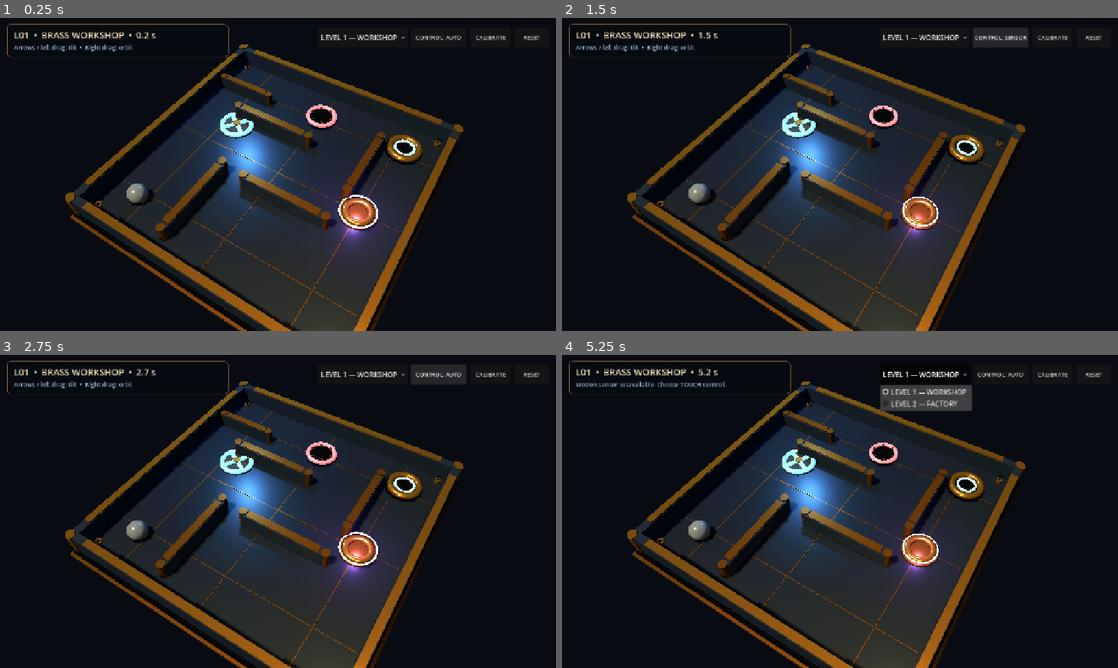
Above: before the commit, frames 1-4 (two rows, left to right).
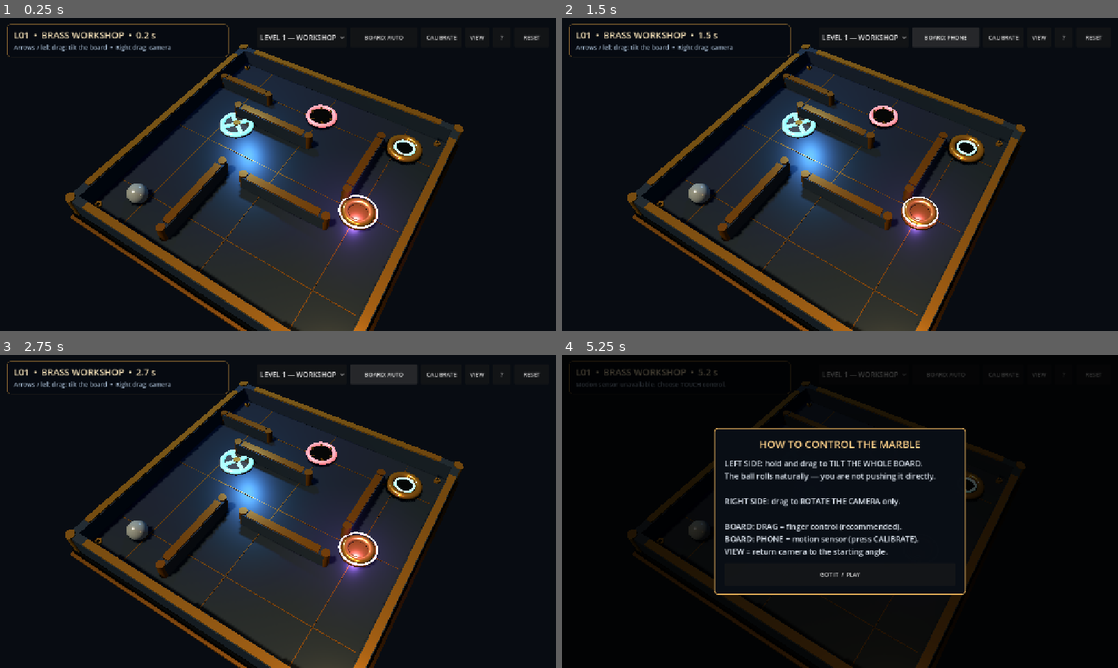
Above: after the commit, the same moments.

Repository: kirilsjanssen/marble-labyrinth
Game: Godot game, scene res://scenes/main.tscn
The game is run twice, just before and just after one commit, with the same random seed, the same clock (stepped at 60 frames per second) and the same inputs.
Inputs (mouse positions are in pixels of both pictures, inside the frame that each line leads up to):
- Up to frame 1 (0.25 s): no input
- Up to frame 2 (1.5 s): click "CONTROL: AUTO" (after the commit: "BOARD: AUTO") at 0.5 s; click "CONTROL: TOUCH" (after the commit: "BOARD: DRAG") at 1.25 s
- Up to frame 3 (2.75 s): click "CONTROL: SENSOR" (after the commit: "BOARD: PHONE") at 2 s
- Up to frame 4 (5.25 s): click "CALIBRATE" at 2.75 s; click (1040, 373) at 3.5 s, where only the run after the commit has a clickable "VIEW"; click (1062, 373) at 4.25 s, where only the run after the commit has a clickable "?"; click "LEVEL 1 — WORKSHOP" at 5 s

The runs differ from the first frame. In frame 1, 0.6% of the frame differs, in the area x 14-91%, y 5-11%; in frame 2, 0.7%; in frame 3, 0.7%; in frame 4, 35%, in the area x 1-98%, y 1-100%.

Commit message:
Clarify board vs camera input with drag-first controls, visual tilt pad and tutorial

Diff:
--- a/scripts/main.gd
+++ b/scripts/main.gd
@@ -5,6 +5,7 @@
 const Level01 = preload("res://scripts/levels/level_01.gd")
 const Level02 = preload("res://scripts/levels/level_02.gd")
 const ClockworkMechanismsScript = preload("res://scripts/components/clockwork_mechanisms.gd")
+const TiltStickIndicatorScript = preload("res://scripts/components/tilt_stick_indicator.gd")
 const LEVEL_SOURCES := [Level01, Level02]
 
 const MAX_TILT := deg_to_rad(15.0)
@@ -28,6 +29,11 @@
 var status_label: Label
 var hint_label: Label
 var mode_button: Button
+var calibrate_button: Button
+var view_button: Button
+var help_button: Button
+var help_overlay: ColorRect
+var tilt_indicator: Control
 var level_selector: OptionButton
 var completion_overlay: CenterContainer
 var completion_title: Label
@@ -68,6 +74,7 @@
 
 
 func _ready() -> void:
+	control_mode = _default_control_mode(OS.get_name())
 	_build_materials()
 	_build_environment()
 	_build_camera()
@@ -126,7 +133,7 @@
 		var start: Vector2 = touch_start[event.index]
 		if event.index == tilt_touch_index:
 			if control_mode != ControlMode.SENSOR:
-				drag_tilt = ((event.position - start) / TOUCH_TILT_DISTANCE).limit_length(1.0)
+				drag_tilt = _screen_drag_to_board_tilt((event.position - start) / TOUCH_TILT_DISTANCE)
 		else:
 			_orbit_camera(event.relative, 0.009)
 	elif event is InputEventMouseButton and event.button_index == MOUSE_BUTTON_LEFT and not event.pressed:
@@ -136,7 +143,7 @@
 
 
 func _touch_on_hud(point: Vector2) -> bool:
-	if completion_overlay and completion_overlay.visible:
+	if (completion_overlay and completion_overlay.visible) or (help_overlay and help_overlay.visible):
 		return true
 	return (info_panel != null and info_panel.get_global_rect().has_point(point)) or (button_row != null and button_row.get_global_rect().has_point(point))
 
@@ -164,7 +171,7 @@
 		if Input.is_mouse_button_pressed(MOUSE_BUTTON_RIGHT):
 			_orbit_camera(event.relative, 0.008)
 		elif OS.get_name() != "Android" and mouse_tilt_active and control_mode != ControlMode.SENSOR:
-			drag_tilt = ((event.position - mouse_tilt_origin) / TOUCH_TILT_DISTANCE).limit_length(1.0)
+			drag_tilt = _screen_drag_to_board_tilt((event.position - mouse_tilt_origin) / TOUCH_TILT_DISTANCE)
 	elif event is InputEventMouseButton and event.pressed:
 		if event.button_index == MOUSE_BUTTON_WHEEL_UP:
 			orbit_distance = maxf(10.5, orbit_distance - 0.7)
@@ -238,6 +245,11 @@
 			_show_message("Motion sensor unavailable. Choose TOUCH control.", 3.5)
 
 
+func _default_control_mode(platform_name: String) -> ControlMode:
+	# Auto could silently mix drag and phone gyro, making the ball look unpredictable.
+	return ControlMode.TOUCH if platform_name == "Android" else ControlMode.AUTO
+
+
 func _cycle_control_mode() -> void:
 	control_mode = ((control_mode + 1) % ControlMode.size()) as ControlMode
 	drag_tilt = Vector2.ZERO
@@ -246,11 +258,27 @@
 	if control_mode == ControlMode.SENSOR:
 		_calibrate_sensor(false)
 	_update_mode_button()
+	_update_touch_help()
 
 
 func _orbit_camera(relative: Vector2, sensitivity: float) -> void:
 	yaw -= relative.x * sensitivity
 	pitch = clampf(pitch + relative.y * sensitivity * 0.75, deg_to_rad(24.0), deg_to_rad(74.0))
+
+
+func _screen_drag_to_board_tilt(screen_drag: Vector2) -> Vector2:
+	# A direction on the screen must have the same meaning even after orbiting.
+	# Convert the projected camera axes into board-local horizontal force axes.
+	if camera == null or board == null:
+		return screen_drag.limit_length(1.0)
+	var screen_right := camera.global_basis.x
+	var screen_down := -camera.global_basis.y
+	var world_direction := screen_right * screen_drag.x + screen_down * screen_drag.y
+	world_direction.y = 0.0
+	if world_direction.length_squared() < 0.0001:
+		return screen_drag.limit_length(1.0)
+	var board_local := board.global_basis.inverse() * world_direction.normalized()
+	return Vector2(board_local.x, board_local.z) * minf(screen_drag.length(), 1.0)
 
 
 func _build_materials() -> void:
@@ -650,25 +678,33 @@
 	status_label.add_theme_color_override("font_color", Color("f3dfb6"))
 	text_stack.add_child(status_label)
 	hint_label = Label.new()
-	hint_label.text = "LEFT DRAG: TILT  •  RIGHT DRAG: CAMERA"
+	hint_label.text = "LEFT: TILT THE BOARD  •  RIGHT: MOVE CAMERA"
 	hint_label.add_theme_font_size_override("font_size", 14)
 	hint_label.add_theme_color_override("font_color", Color("9fb3c9"))
 	text_stack.add_child(hint_label)
 
 	touch_help_left = Label.new()
-	touch_help_left.text = "◉  DRAG TO TILT"
-	touch_help_left.add_theme_font_size_override("font_size", 18)
+	touch_help_left.text = "TILT BOARD\nBall rolls on its own"
+	touch_help_left.add_theme_font_size_override("font_size", 17)
 	touch_help_left.add_theme_color_override("font_color", Color("d1a05a", 0.83))
 	touch_help_left.mouse_filter = Control.MOUSE_FILTER_IGNORE
 	touch_help_left.visible = OS.get_name() == "Android"
 	hud_root.add_child(touch_help_left)
 	touch_help_right = Label.new()
-	touch_help_right.text = "DRAG TO ORBIT  ◉"
-	touch_help_right.add_theme_font_size_override("font_size", 18)
+	touch_help_right.text = "CAMERA\nDrag to look around"
+	touch_help_right.add_theme_font_size_override("font_size", 17)
+	touch_help_right.horizontal_alignment = HORIZONTAL_ALIGNMENT_RIGHT
 	touch_help_right.add_theme_color_override("font_color", Color("a6bad1", 0.78))
 	touch_help_right.mouse_filter = Control.MOUSE_FILTER_IGNORE
 	touch_help_right.visible = OS.get_name() == "Android"
 	hud_root.add_child(touch_help_right)
+
+	tilt_indicator = TiltStickIndicatorScript.new()
+	tilt_indicator.name = "TiltThumbIndicator"
+	tilt_indicator.mouse_filter = Control.MOUSE_FILTER_IGNORE
+	tilt_indicator.size = Vector2(120.0, 120.0)
+	tilt_indicator.visible = OS.get_name() == "Android"
+	hud_root.add_child(tilt_indicator)
 
 	button_row = HBoxContainer.new()
 	button_row.add_theme_constant_override("separation", 8)
@@ -681,12 +717,18 @@
 	level_selector.add_item("LEVEL 2 — FACTORY")
 	level_selector.item_selected.connect(_on_level_selected)
 	button_row.add_child(level_selector)
-	mode_button = _hud_button("CONTROL: AUTO", Vector2(128.0, 44.0))
+	mode_button = _hud_button("BOARD: DRAG", Vector2(155.0, 44.0))
 	mode_button.pressed.connect(_cycle_control_mode)
 	button_row.add_child(mode_button)
-	var calibrate_button := _hud_button("CALIBRATE", Vector2(94.0, 44.0))
+	calibrate_button = _hud_button("CALIBRATE", Vector2(94.0, 44.0))
 	calibrate_button.pressed.connect(_on_calibrate_pressed)
 	button_row.add_child(calibrate_button)
+	view_button = _hud_button("VIEW", Vector2(55.0, 44.0))
+	view_button.pressed.connect(_reset_camera_view)
+	button_row.add_child(view_button)
+	help_button = _hud_button("?", Vector2(42.0, 44.0))
+	help_button.pressed.connect(_show_controls_help)
+	button_row.add_child(help_button)
 	var reset_button := _hud_button("RESET", Vector2(80.0, 44.0))
 	reset_button.pressed.connect(_on_reset_pressed)
 	button_row.add_child(reset_button)
@@ -726,9 +768,81 @@
 	next_level_button.pressed.connect(_advance_level)
 	completion_stack.add_child(next_level_button)
 	completion_overlay.hide()
+	_build_controls_help(panel_style)
 	get_viewport().size_changed.connect(_layout_hud)
+	_update_mode_button()
+	_update_touch_help()
 	_layout_hud()
-	_update_mode_button()
+	if OS.get_name() == "Android" and not FileAccess.file_exists("user://controls_help_seen.cfg"):
+		_show_controls_help()
+
+
+func _build_controls_help(panel_style: StyleBoxFlat) -> void:
+	help_overlay = ColorRect.new()
+	help_overlay.name = "ControlsHelpOverlay"
+	help_overlay.color = Color(0.0, 0.0, 0.0, 0.74)
+	help_overlay.mouse_filter = Control.MOUSE_FILTER_STOP
+	help_overlay.set_anchors_and_offsets_preset(Control.PRESET_FULL_RECT)
+	hud_root.add_child(help_overlay)
+	var center := CenterContainer.new()
+	center.set_anchors_and_offsets_preset(Control.PRESET_FULL_RECT)
+	help_overlay.add_child(center)
+	var panel := PanelContainer.new()
+	panel.custom_minimum_size = Vector2(580.0, 280.0)
+	var style := panel_style.duplicate() as StyleBoxFlat
+	style.bg_color = Color(0.035, 0.055, 0.083, 0.98)
+	style.border_color = Color("e4ae59")
+	style.set_border_width_all(2)
+	style.content_margin_left = 24.0
+	style.content_margin_right = 24.0
+	style.content_margin_top = 20.0
+	style.content_margin_bottom = 20.0
+	panel.add_theme_stylebox_override("panel", style)
+	center.add_child(panel)
+	var stack := VBoxContainer.new()
+	stack.add_theme_constant_override("separation", 14)
+	panel.add_child(stack)
+	var title := Label.new()
+	title.text = "HOW TO CONTROL THE MARBLE"
+	title.horizontal_alignment = HORIZONTAL_ALIGNMENT_CENTER
+	title.add_theme_font_size_override("font_size", 24)
+	title.add_theme_color_override("font_color", Color("ffd28a"))
+	stack.add_child(title)
+	var content := Label.new()
+	content.text = "LEFT SIDE: hold and drag to TILT THE WHOLE BOARD.\nThe ball rolls naturally — you are not pushing it directly.\n\nRIGHT SIDE: drag to ROTATE THE CAMERA only.\n\nBOARD: DRAG = finger control (recommended).\nBOARD: PHONE = motion sensor (press CALIBRATE).\nVIEW = return camera to the starting angle."
+	content.add_theme_font_size_override("font_size", 18)
+	content.add_theme_color_override("font_color", Color("dde5ef"))
+	stack.add_child(content)
+	var close := _hud_button("GOT IT  /  PLAY", Vector2(210.0, 52.0))
+	close.pressed.connect(_close_controls_help)
+	stack.add_child(close)
+	help_overlay.hide()
+
+
+func _show_controls_help() -> void:
+	if help_overlay:
+		help_overlay.show()
+
+
+func _close_controls_help() -> void:
+	if help_overlay:
+		help_overlay.hide()
+	var file := FileAccess.open("user://controls_help_seen.cfg", FileAccess.WRITE)
+	if file:
+		file.store_string("seen=1")
+
+
+func _reset_camera_view() -> void:
+	yaw = deg_to_rad(32.0)
+	pitch = deg_to_rad(52.0)
+	orbit_distance = 13.6
+
+
+func _update_touch_help() -> void:
+	if touch_help_left:
+		touch_help_left.text = "PHONE TILT\nDrag control off" if control_mode == ControlMode.SENSOR else "TILT THE BOARD\nBall rolls naturally"
+	if touch_help_right:
+		touch_help_right.text = "CAMERA\nDrag to look around"
 
 
 func _hud_button(label_text: String, minimum_size: Vector2) -> Button:
@@ -761,9 +875,11 @@
 		info_panel.size = Vector2(available_width, 76.0)
 		button_row.position = Vector2(left, top + 84.0)
 	if touch_help_left:
-		touch_help_left.position = Vector2(left + 20.0, view_size.y - margins.w - 58.0)
+		touch_help_left.position = Vector2(left + 134.0, view_size.y - margins.w - 96.0)
 	if touch_help_right:
-		touch_help_right.position = Vector2(view_size.x - right - 185.0, view_size.y - margins.w - 58.0)
+		touch_help_right.position = Vector2(view_size.x - right - 235.0, view_size.y - margins.w - 96.0)
+	if tilt_indicator:
+		tilt_indicator.position = Vector2(left + 6.0, view_size.y - margins.w - 145.0)
 
 
 func _safe_viewport_margins(view_size: Vector2) -> Vector4:
@@ -836,20 +952,26 @@
 	if transient_message_time > 0.0:
 		hint_label.text = transient_message
 	else:
-		hint_label.text = "TILT %+.2f / %+.2f  •  PHONE OR LEFT DRAG" % [active_tilt.x, active_tilt.y] if OS.get_name() == "Android" else "Arrows / left drag: tilt  •  Right drag: orbit"
+		hint_label.text = "BOARD TILT %+.2f / %+.2f  •  BALL ROLLS WITH GRAVITY" % [active_tilt.x, active_tilt.y] if OS.get_name() == "Android" else "Arrows / left drag: tilt the board  •  Right drag: camera"
+	if tilt_indicator and tilt_indicator.visible:
+		tilt_indicator.call("set_tilt", active_tilt)
 
 
 func _update_mode_button() -> void:
 	if mode_button:
-		mode_button.text = "CONTROL: " + _control_mode_name()
+		mode_button.text = "BOARD: " + _control_mode_name()
+	if calibrate_button:
+		calibrate_button.visible = control_mode != ControlMode.TOUCH
+	if button_row:
+		_layout_hud()
 
 
 func _control_mode_name() -> String:
 	match control_mode:
 		ControlMode.TOUCH:
-			return "TOUCH"
+			return "DRAG"
 		ControlMode.SENSOR:
-			return "SENSOR"
+			return "PHONE"
 		_:
 			return "AUTO"
 
